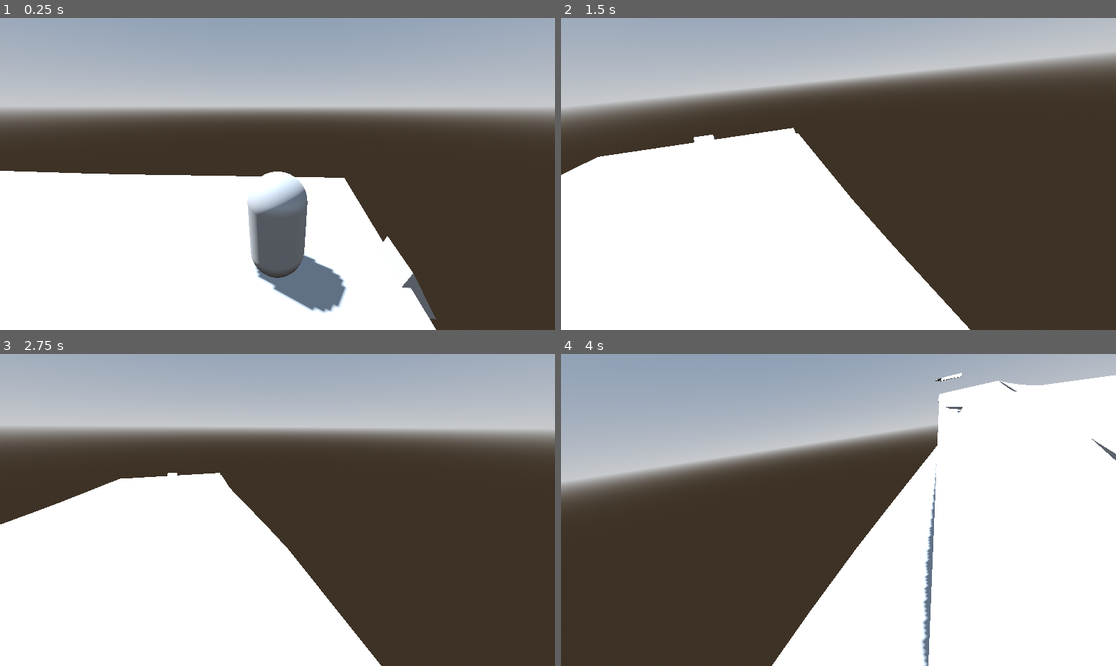
Above: before the commit, frames 1-4 (two rows, left to right).
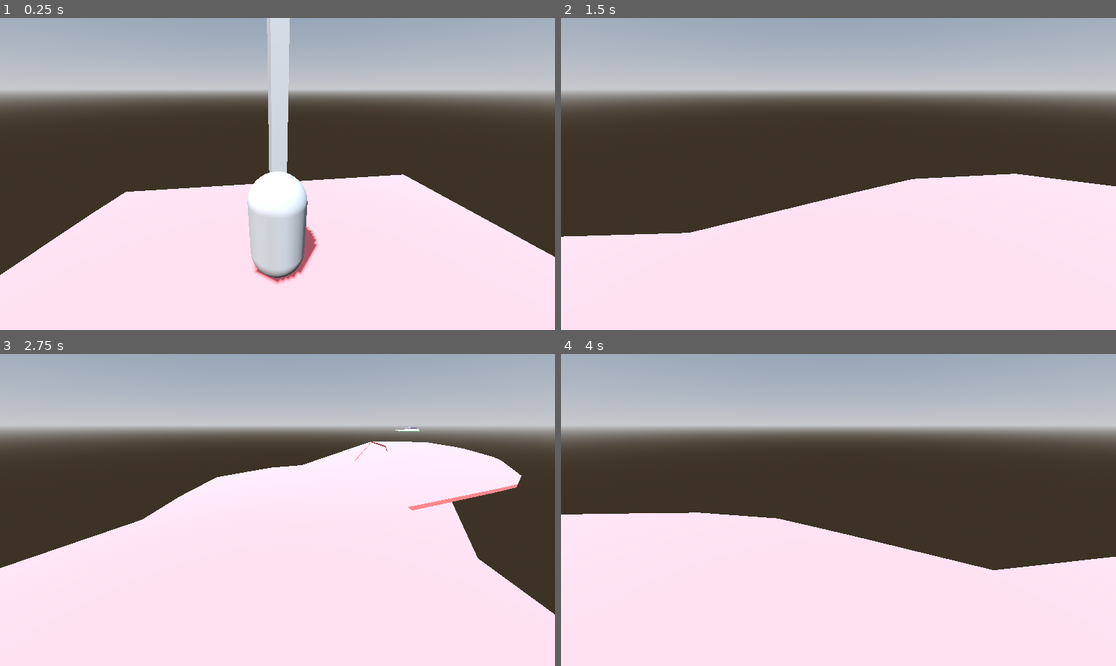
Above: after the commit, the same moments.

Repository: ludovancy/endless-roller
Game: Godot game, scene res://world.tscn
Two runs of this game, one before a commit and one after it. Both use one fixed random seed, a clock stepped at 60 frames per second and the inputs below.
Inputs (mouse positions are in pixels of both pictures, inside the frame that each line leads up to):
- Up to frame 1 (0.25 s): no input
- Up to frame 2 (1.5 s): tap Enter at 0.5 s; move the mouse to (960, 158) at 0.52 s; hold Right (ui_right) 0.53-1.25 s; click (960, 158) at 0.67 s; drag from (727, 189) to (810, 236) at 1.27 s
- Up to frame 3 (2.75 s): move the mouse to (333, 441) at 2.02 s; hold Right (ui_right) from 2.03 s (still down)
- Up to frame 4 (4 s): release Right (ui_right) at 2.75 s; drag from (810, 572) to (672, 463) at 2.77 s; move the mouse to (1005, 556) at 3.52 s; hold Left (ui_left) from 3.53 s (still down)

The runs differ from the first frame. In frame 1, 57% of the frame differs, in the area x 0-100%, y 0-100%; in frame 2, 62%; in frame 3, 56%; in frame 4, 73%, in the area x 0-100%, y 6-100%.

Commit message:
Add colors to roads

Diff:
--- a/project.godot
+++ b/project.godot
@@ -10,7 +10,7 @@
 
 [application]
 
-config/name="endless roller"
+config/name="Endless Roller"
 run/main_scene="res://world.tscn"
 config/features=PackedStringArray("4.3", "GL Compatibility")
 config/icon="res://icon.svg"
--- a/src/player.gd
+++ b/src/player.gd
@@ -28,3 +28,5 @@
 			$Camera3D.rotation.y = -90
 		if event.is_action_pressed("ui_up"):
 			$Camera3D.rotation.y = 0
+		if event.is_action_pressed("ui_down"):
+			$Camera3D.rotation.y = 180
--- a/src/world.gd
+++ b/src/world.gd
@@ -1,7 +1,7 @@
 extends Node3D
 
 @export var points_in_curve : int = 10
-@export var init_speed : float = 0.1
+@export var init_speed : float = 0.15
 var speed = init_speed
 var t : float = 0
 
@@ -30,33 +30,36 @@
 			paths[index].curve.add_point(Vector3.ZERO)
 			continue
 		paths[index].curve.add_point(
-		Vector3(i*10, randf_range(0,2), randf_range(-3, 3)))
+		Vector3(randf_range(-5, 5), 0, i*10))
 	# place path
-	paths[index].position = paths[(index - 1) % max_paths].position
+	var prev_path_index = posmod((index - 1), max_paths)
+	var prev_path_pos := paths[prev_path_index].position
 	var last_point : Vector3 = Vector3.ZERO
-	if paths[(index - 1) % max_paths].curve.point_count > 0:
-		last_point = paths[(index - 1) % max_paths].curve.get_point_position(
-			paths[(index - 1) % max_paths].curve.point_count - 1
+	if paths[prev_path_index].curve.point_count > 0:
+		last_point = paths[prev_path_index].curve.get_point_position(
+			paths[prev_path_index].curve.point_count - 1
 		)
-	paths[index].position += last_point
+	paths[index].position = prev_path_pos + last_point
 
 func cycle_path():
-	# get starting position of new path
-	var starting_position : = path_root.position
+	var initial_location : Vector3 = \
+	paths[path_index].curve.get_point_position(
+		paths[path_index].curve.point_count - 1
+	)
 	# move everything back
-	path_root.position = Vector3.ZERO
 	for i in range(max_paths):
-		paths[i].position = Vector3.ZERO + starting_position
+		paths[i].translate(-1 * initial_location)
 	# advance
 	path_index = (path_index + 1) % max_paths
-	generate_path((path_index - 2) % max_paths)
+	generate_path(posmod((path_index - 2), max_paths)) # no negative numbers
 
 func _process(delta: float) -> void:
 	t += delta * speed
-	var move := paths[path_index].curve.sample_baked_with_rotation(
-		t * paths[path_index].curve.get_baked_length(), true)
-	path_root.transform = move.inverse()
-	player.transform.basis = move.basis
 	if t >= 1.0:
 		t -= 1.0
 		cycle_path()
+	var move := paths[path_index].curve.sample_baked_with_rotation(
+		t * paths[path_index].curve.get_baked_length(), true)
+	print(move)
+	path_root.transform = move.inverse()
+	#path_root.transform = Transform3D(Basis(), Vector3(0, 0, -t * 90))
--- a/world.tscn
+++ b/world.tscn
@@ -16,12 +16,22 @@
 tonemap_mode = 2
 
 [sub_resource type="PrismMesh" id="PrismMesh_equ1w"]
+size = Vector3(1, 300, 1)
 
 [sub_resource type="Curve3D" id="Curve3D_uokhs"]
 
+[sub_resource type="StandardMaterial3D" id="StandardMaterial3D_hvcfm"]
+albedo_color = Color(1, 0.44, 0.44, 1)
+
 [sub_resource type="Curve3D" id="Curve3D_0kvio"]
 
+[sub_resource type="StandardMaterial3D" id="StandardMaterial3D_uy5lb"]
+albedo_color = Color(0.64, 1, 0.724, 1)
+
 [sub_resource type="Curve3D" id="Curve3D_l0f1l"]
+
+[sub_resource type="StandardMaterial3D" id="StandardMaterial3D_mf5i2"]
+albedo_color = Color(0.516667, 0.5, 1, 1)
 
 [node name="World" type="Node3D"]
 script = ExtResource("1_dn3g7")
@@ -34,6 +44,7 @@
 shadow_enabled = true
 
 [node name="Player" parent="." instance=ExtResource("1_5rmnj")]
+transform = Transform3D(-1, 0, -8.74228e-08, 0, 1, 0, 8.74228e-08, 0, -1, 0, 0, 0)
 
 [node name="PathRoot" type="Node3D" parent="."]
 
@@ -55,6 +66,7 @@
 path_continuous_u = true
 path_u_distance = 1.28
 path_joined = true
+material = SubResource("StandardMaterial3D_hvcfm")
 
 [node name="Path3D2" type="Path3D" parent="PathRoot"]
 curve = SubResource("Curve3D_0kvio")
@@ -71,6 +83,7 @@
 path_continuous_u = true
 path_u_distance = 1.28
 path_joined = true
+material = SubResource("StandardMaterial3D_uy5lb")
 
 [node name="Path3D3" type="Path3D" parent="PathRoot"]
 curve = SubResource("Curve3D_l0f1l")
@@ -88,3 +101,4 @@
 path_continuous_u = true
 path_u_distance = 0.54
 path_joined = true
+material = SubResource("StandardMaterial3D_mf5i2")
Not shown: 1 places in world.tscn that only renumber resources
